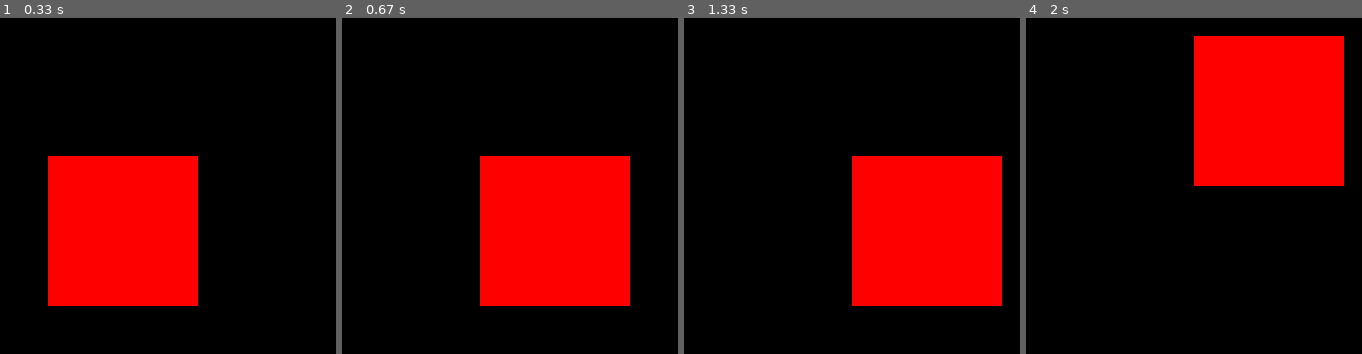
Above: before the commit, frames 1-4 (left to right).
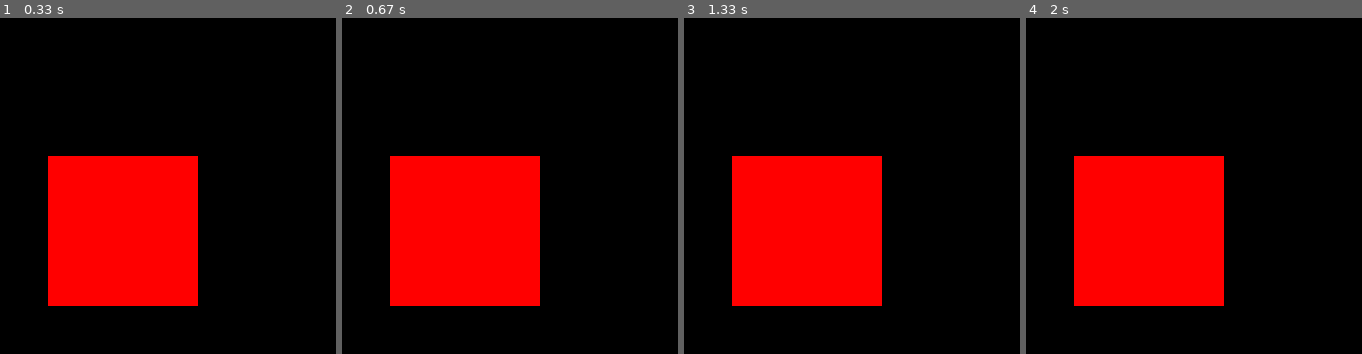
Above: after the commit, the same moments.

Repository: mwertich/gametest
Game: pygame game, started from New_pygame/pygame1.py
Two runs of this game, one before a commit and one after it. Both use one fixed random seed, a clock stepped at 60 frames per second and the inputs below.
Inputs:
- Up to frame 1 (0.33 s): no input
- Up to frame 2 (0.67 s): hold Space from 0.33 s (still down); hold Right from 0.33 s (still down)
- Up to frame 3 (1.33 s): release Space at 0.8 s; release Right at 0.8 s
- Up to frame 4 (2 s): hold Up 1.33-1.8 s

Frame 1 is identical in both runs. In frame 2, 24% of the frame differs, in the area x 14-86%, y 41-86%; in frame 3, 32%; in frame 4, 38%, in the area x 14-95%, y 5-86%.

Commit message:
Player-Klasse hinzugefügt Nicht lauffähig

Diff:
--- a/New_pygame/pygame1.py
+++ b/New_pygame/pygame1.py
@@ -1,4 +1,7 @@
 import pygame
+import sys
+import random
+
 pygame.init()
 win_size = 500
 win = pygame.display.set_mode((win_size, win_size))
@@ -11,39 +14,73 @@
 
 
 
+class Player():
+    def __init__(self, x, y, width, height, vel):
+        self.x = x
+        self.y = y
+        self.width = width
+        self.height = height
+        self.vel = vel
 
-while run:
-    pygame.time.delay(100)
-    for event in pygame.event.get():
-        if event.type == pygame.QUIT:
-            run = False
-    keys = pygame.key.get_pressed()
+    def _check_border(self):
+        if self.x < 0:
+            self.x = 0
+        if self.y < 0:
+            self.y = 0
 
-    if keys[pygame.K_LEFT]:
-        x -= vel
-        if x <= 0:
-            x = 0
+    def move(self, x, y):
+        self.x += x
+        self.y += y
+        self._check_border()
 
-    if keys[pygame.K_RIGHT]:
-        x += vel
-        if x > win_size - width:
-            x = win_size -width
 
-    if keys[pygame.K_UP]:
-        y -= vel
-        if y <= 0:
-            y = 0
 
-    if keys[pygame.K_DOWN]:
-        y += vel
-        if y > win_size - height:
-            y = win_size - height
 
-    if keys[pygame.K_SPACE]:
-        isJump = True
+def start_game():
+    return Player(random.randint(0, win_size-width), random.randint(0, win_size-height), width, height, vel)
 
+
+def update_win():
     win.fill((0, 0, 0))
     pygame.draw.rect(win, color_red, (x, y, width, height))
     pygame.display.update()
 
-pygame.quit()
+
+def run_game(player):
+
+    pygame.time.delay(100)
+    for event in pygame.event.get():
+        if event.type == pygame.QUIT:
+            return False
+    keys = pygame.key.get_pressed()
+
+    if keys[pygame.K_LEFT]:
+        player.move(-vel, 0)
+
+
+    if keys[pygame.K_RIGHT]:
+        player.move(vel, 0)
+
+    if keys[pygame.K_UP]:
+        player.move(0, vel)
+
+    if keys[pygame.K_DOWN]:
+        player.move(0, -vel)
+
+    if keys[pygame.K_SPACE]:
+        pass
+
+    update_win()
+
+
+
+
+    return True
+
+if __name__ == '__main__':
+    player = start_game()
+    while run:
+        run = run_game(player)
+
+    pygame.quit()
+    sys.exit()
